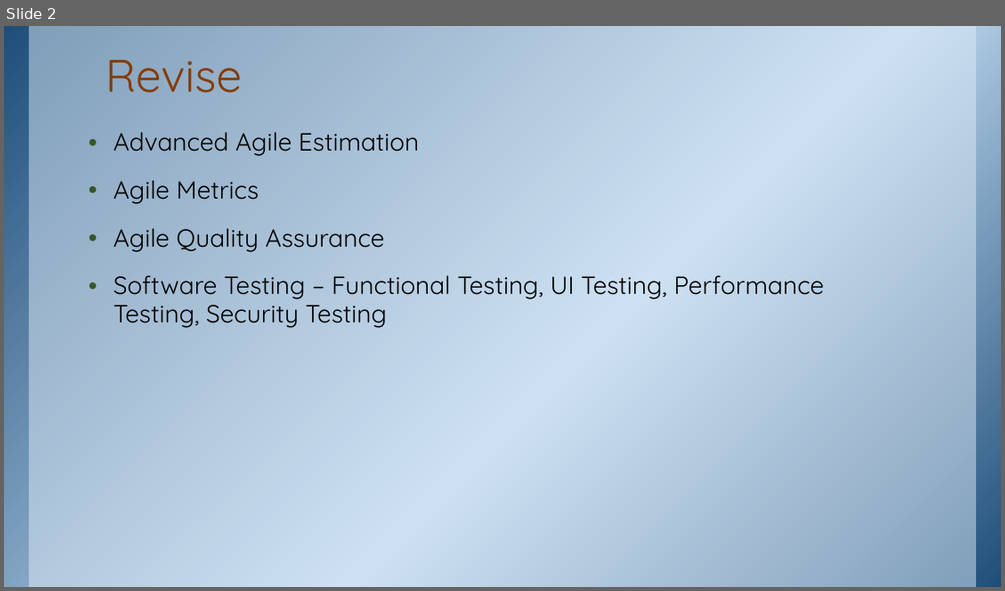
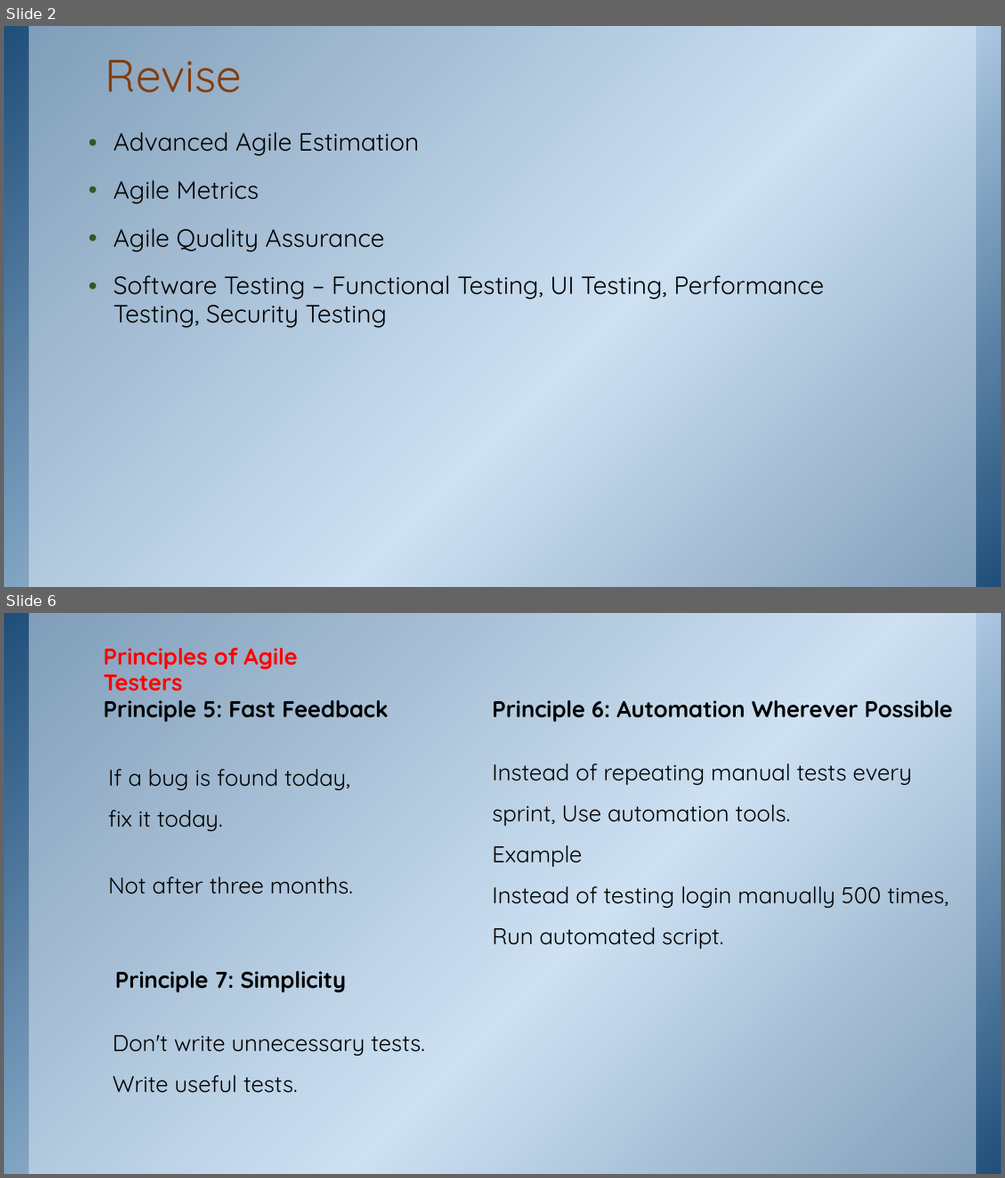
Before and after one commit to ketkiinamdar/IGCOE, a slide deck: TE - Lecture-8-4Aug2026.pptx. Shown one above the other, each under a label of ours: slide 2 before the commit, slides 2 and 6 after it; the slides between them are not shown. The pictures are 1005x591 and 1005x1178 pixels, drawn with LibreOffice and Linux fonts; fonts in the diff are those of the drawing; background and template pictures are left out. Boxes give left, top, right and bottom in pixels: in the first picture for what was removed or moved away, otherwise in the second. Text is boxed around its words. In the diff, an @@ line names an element or a change of style, - is before the commit and + after.

```diff
--- a/TE - Lecture-8-4Aug2026.pptx
+++ b/TE - Lecture-8-4Aug2026.pptx
@@ slide 6 added at bbox=[4, 613, 1001, 1174], background picture (left out); not listed: 2 template elements that a slide beside it also shows @@
@@ text added at bbox=[104, 648, 297, 691], 22 pt, text #FF0000, bold @@
+Principles of Agile Testers
@@ text added at bbox=[104, 700, 388, 722], 22 pt, text #000000, bold @@
+Principle 5: Fast Feedback
@@ text added at bbox=[492, 700, 953, 722], 22 pt, text #000000, bold @@
+Principle 6: Automation Wherever Possible
@@ text added at bbox=[108, 769, 353, 894], 22 pt, text #000000 @@
+If a bug is found today,
+fix it today.
+Not after three months.
@@ text added at bbox=[492, 763, 948, 949], 22 pt, text #000000 @@
+Instead of repeating manual tests every sprint, Use automation tools.
+Example
+Instead of testing login manually 500 times,
+Run automated script.
@@ text added at bbox=[115, 971, 347, 992], 22 pt, text #000000, bold @@
+Principle 7: Simplicity
@@ text added at bbox=[113, 1035, 425, 1093], 22 pt, text #000000 @@
+Don't write unnecessary tests.
+Write useful tests.
```
Also in this commit, not shown: 1 slide changed, 16 other slides added, 1 slide removed, 1 other file.
